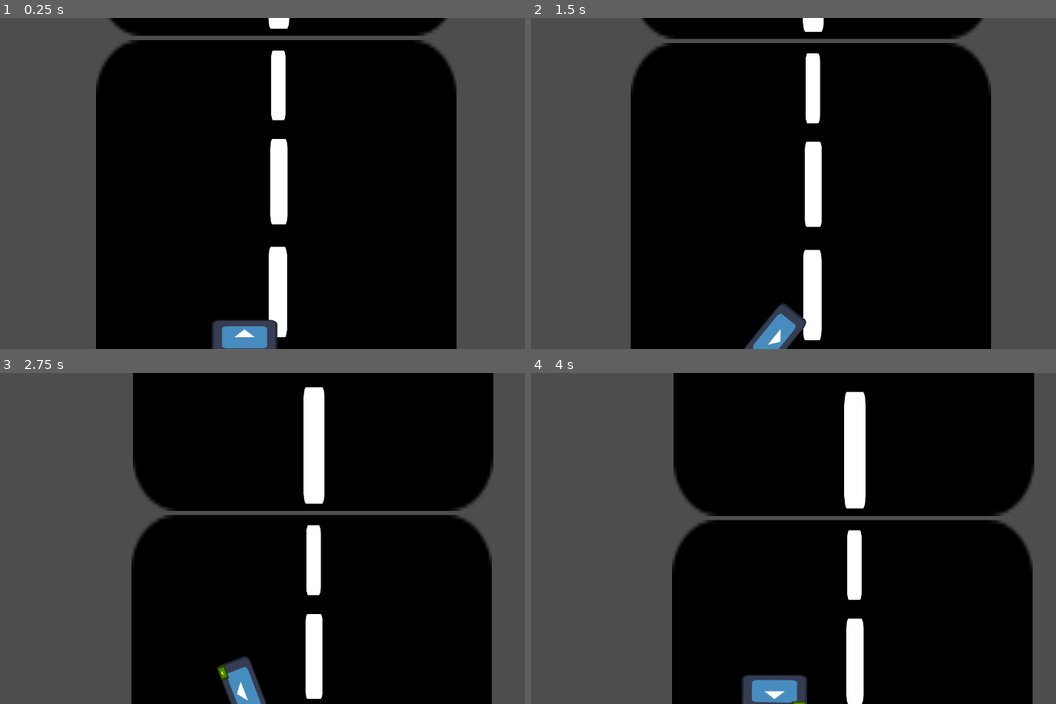
Above: before the commit, frames 1-4 (two rows, left to right).
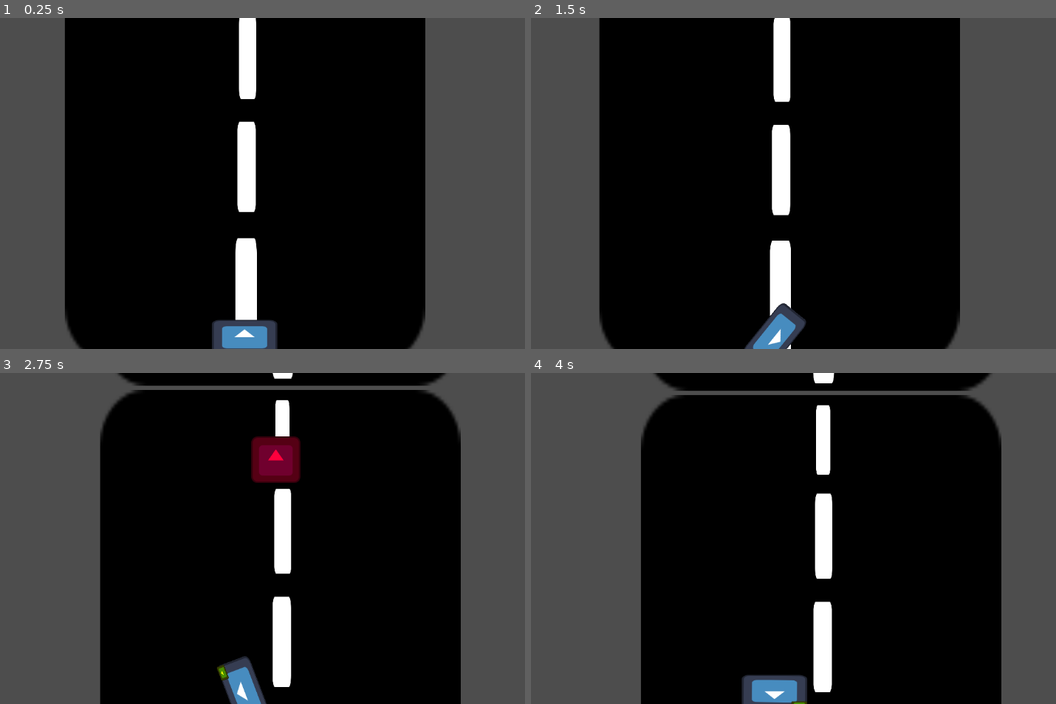
Above: after the commit, the same moments.

Repository: prakhar-gamer/NightTimeRacer
Game: Godot game, scene res://scenes/main.tscn
The game is run twice, just before and just after one commit, with the same random seed, the same clock (stepped at 60 frames per second) and the same inputs. The engine's default icon, where the game draws it, is replaced by a stand-in: a white triangle on a blue panel in a dark square.
Inputs:
- Up to frame 1 (0.25 s): no input
- Up to frame 2 (1.5 s): tap Enter at 0.5 s; hold D (right) 0.53-1.28 s; hold S (down) from 1.28 s (still down)
- Up to frame 3 (2.75 s): release S (down) at 2.03 s; hold D (right) from 2.03 s (still down)
- Up to frame 4 (4 s): release D (right) at 2.78 s; hold W (forward) 2.78-3.53 s; hold A (left) from 3.53 s (still down)

The runs differ from the first frame. In frame 1, 18% of the frame differs, in the area x 12-87%, y 0-100%; in frame 2, 18%; in frame 3, 20%, in the area x 18-94%, y 0-100%; in frame 4, 19%.

Commit message:
added borders, and fixed enemy spawner range

Diff:
--- a/Scripts/enemy_logic/enemy_car.gd
+++ b/Scripts/enemy_logic/enemy_car.gd
@@ -7,9 +7,9 @@
 
 @onready var ViewZone = $ViewZone/CollisionShape2D
 var lane_change = false
-var lane_change_angle = 20
+var lane_change_angle = 35
 var lane = "none"
-
+var border = "none"
 
 func _ready() -> void:
 	add_to_group("enemy_car")
@@ -62,9 +62,31 @@
 		if body.global_position.x > xMiddle:
 			lane = "left"
 		lane_change=true
+		laneChangeCheck()
 	pass # Replace with function body.
+
+func laneChangeCheck():
+	if lane == "left" && border == "left":
+		lane_change= false
+	if lane == "right" && border == "right":
+		lane_change = false
+	pass
 
 
 func _on_view_zone_body_exited(body: Node2D) -> void:
 	lane_change=false
 	pass # Replace with function body.
+
+
+func _on_left_lane_zone_body_entered(body: Node2D) -> void:
+	if body.is_in_group("border"):
+		border = "left"
+		pass
+	pass # Replace with function body.
+
+
+func _on_right_lane_zone_body_entered(body: Node2D) -> void:
+	if body.is_in_group("border"):
+		border = "right"
+		pass
+	pass # Replace with function body.
--- a/Scripts/enemy_logic/enemy_spawner.gd
+++ b/Scripts/enemy_logic/enemy_spawner.gd
@@ -18,20 +18,16 @@
 func _ready() -> void:
 	length = spawnarea.shape.size.x
 	timer.start(randf_range(.2, .8))
+	xHigherLimit = main.global_position.x + length/2
+	xLowerLimit = main.global_position.x - length/2
 	pass # Replace with function body.
-
-
-# Called every frame. 'delta' is the elapsed time since the previous frame.
-func _physics_process(delta: float) -> void:
-	pass
-
 
 #gets a random position in between the length and spawns the enemy car node.
 func enemySpawn():
 	if 0 <= enenmy_count && enenmy_count < 4:
 		var spawn_pos = spawnarea.global_position
 
-		var spawnLocoX = randf_range(spawn_pos.x - length / 4.0, spawn_pos.x + length / 4.0)
+		var spawnLocoX = randf_range(xLowerLimit, xHigherLimit)
 		var spawnLocoY = spawn_pos.y
 		var enemy = enemy_car.instantiate()
 		enemy.global_position = Vector2(spawnLocoX, spawnLocoY)
--- a/project.godot
+++ b/project.godot
@@ -23,6 +23,7 @@
 
 player_car="The car is a player car"
 enemy_car="Non player car "
+border="marks map border"
 
 [input]
 
--- a/scenes/enemy_car.tscn
+++ b/scenes/enemy_car.tscn
@@ -11,6 +11,12 @@
 
 [sub_resource type="RectangleShape2D" id="RectangleShape2D_knn66"]
 size = Vector2(5.6569524, 17.772984)
+
+[sub_resource type="RectangleShape2D" id="RectangleShape2D_1q4dv"]
+size = Vector2(139, 102)
+
+[sub_resource type="RectangleShape2D" id="RectangleShape2D_3mung"]
+size = Vector2(148, 98)
 
 [node name="enemy_car" type="CharacterBody2D" unique_id=953048636]
 script = ExtResource("1_mr7yb")
@@ -41,6 +47,20 @@
 scale = Vector2(9.899323, -5.682782)
 shape = SubResource("RectangleShape2D_knn66")
 
+[node name="leftLaneZone" type="Area2D" parent="." unique_id=615838562]
+
+[node name="CollisionShape2D" type="CollisionShape2D" parent="leftLaneZone" unique_id=793962807]
+position = Vector2(-115.5, 6)
+shape = SubResource("RectangleShape2D_1q4dv")
+
+[node name="rightLaneZone" type="Area2D" parent="." unique_id=358576735]
+
+[node name="CollisionShape2D" type="CollisionShape2D" parent="rightLaneZone" unique_id=754959742]
+position = Vector2(124, 5)
+shape = SubResource("RectangleShape2D_3mung")
+
 [connection signal="body_entered" from="ViewZone" to="." method="_on_view_zone_body_entered"]
 [connection signal="body_exited" from="ViewZone" to="." method="_on_view_zone_body_exited"]
 [connection signal="body_entered" from="crashZone" to="." method="_on_crash_zone_body_entered"]
+[connection signal="body_entered" from="leftLaneZone" to="." method="_on_left_lane_zone_body_entered"]
+[connection signal="body_entered" from="rightLaneZone" to="." method="_on_right_lane_zone_body_entered"]
--- a/scenes/main.tscn
+++ b/scenes/main.tscn
@@ -9,7 +9,7 @@
 script = ExtResource("1_sugp2")
 
 [node name="PlayerCar" parent="." unique_id=1530220514 instance=ExtResource("1_o5qli")]
-position = Vector2(532, 431)
+position = Vector2(593, 676)
 
 [node name="InfiniteRoad" parent="." unique_id=1104710957 instance=ExtResource("2_0wfyh")]
 z_index = -1
--- a/scenes/road.tscn
+++ b/scenes/road.tscn
@@ -9,6 +9,9 @@
 
 [sub_resource type="RectangleShape2D" id="RectangleShape2D_ekj83"]
 size = Vector2(763, 61)
+
+[sub_resource type="RectangleShape2D" id="RectangleShape2D_xeiim"]
+size = Vector2(67, 890)
 
 [node name="InfiniteRoad" type="Node2D" unique_id=1310888899]
 script = ExtResource("1_fy6l0")
@@ -69,6 +72,20 @@
 position = Vector2(558, 710)
 shape = SubResource("RectangleShape2D_ekj83")
 
+[node name="leftBorder" type="StaticBody2D" parent="Road1" unique_id=1528328662 groups=["border"]]
+position = Vector2(-12, 0)
+
+[node name="CollisionShape2D" type="CollisionShape2D" parent="Road1/leftBorder" unique_id=456506672]
+position = Vector2(200.5, 302)
+shape = SubResource("RectangleShape2D_xeiim")
+
+[node name="rightBorder" type="StaticBody2D" parent="Road1" unique_id=1559961227 groups=["border"]]
+position = Vector2(734, -1)
+
+[node name="CollisionShape2D" type="CollisionShape2D" parent="Road1/rightBorder" unique_id=722652284]
+position = Vector2(200.5, 302)
+shape = SubResource("RectangleShape2D_xeiim")
+
 [node name="Road2" type="Node2D" parent="." unique_id=185081000 groups=["Road"]]
 position = Vector2(20, 9)
 script = ExtResource("2_fy6l0")
@@ -124,6 +141,20 @@
 position = Vector2(558, 710)
 shape = SubResource("RectangleShape2D_ekj83")
 
+[node name="leftBorder" type="StaticBody2D" parent="Road2" unique_id=42541088 groups=["border"]]
+position = Vector2(-15, 0)
+
+[node name="CollisionShape2D" type="CollisionShape2D" parent="Road2/leftBorder" unique_id=940865557]
+position = Vector2(200.5, 302)
+shape = SubResource("RectangleShape2D_xeiim")
+
+[node name="rightBorder" type="StaticBody2D" parent="Road2" unique_id=44254920 groups=["border"]]
+position = Vector2(732, -1)
+
+[node name="CollisionShape2D" type="CollisionShape2D" parent="Road2/rightBorder" unique_id=351209780]
+position = Vector2(200.5, 302)
+shape = SubResource("RectangleShape2D_xeiim")
+
 [node name="Road3" type="Node2D" parent="." unique_id=1885463865 groups=["Road"]]
 position = Vector2(16, -869)
 script = ExtResource("2_fy6l0")
@@ -178,6 +209,20 @@
 [node name="CollisionShape2D" type="CollisionShape2D" parent="Road3/EnterRoad" unique_id=660845255]
 position = Vector2(558, 710)
 shape = SubResource("RectangleShape2D_ekj83")
+
+[node name="leftBorder" type="StaticBody2D" parent="Road3" unique_id=837923527 groups=["border"]]
+position = Vector2(-11, 0)
+
+[node name="CollisionShape2D" type="CollisionShape2D" parent="Road3/leftBorder" unique_id=134091090]
+position = Vector2(200.5, 302)
+shape = SubResource("RectangleShape2D_xeiim")
+
+[node name="rightBorder" type="StaticBody2D" parent="Road3" unique_id=1613060835 groups=["border"]]
+position = Vector2(737, -1)
+
+[node name="CollisionShape2D" type="CollisionShape2D" parent="Road3/rightBorder" unique_id=1911397177]
+position = Vector2(200.5, 302)
+shape = SubResource("RectangleShape2D_xeiim")
 
 [connection signal="body_exited" from="Road1/ExitRoad" to="Road1" method="_on_exit_road_body_exited"]
 [connection signal="body_entered" from="Road1/EnterRoad" to="Road1" method="_on_enter_road_body_entered"]
